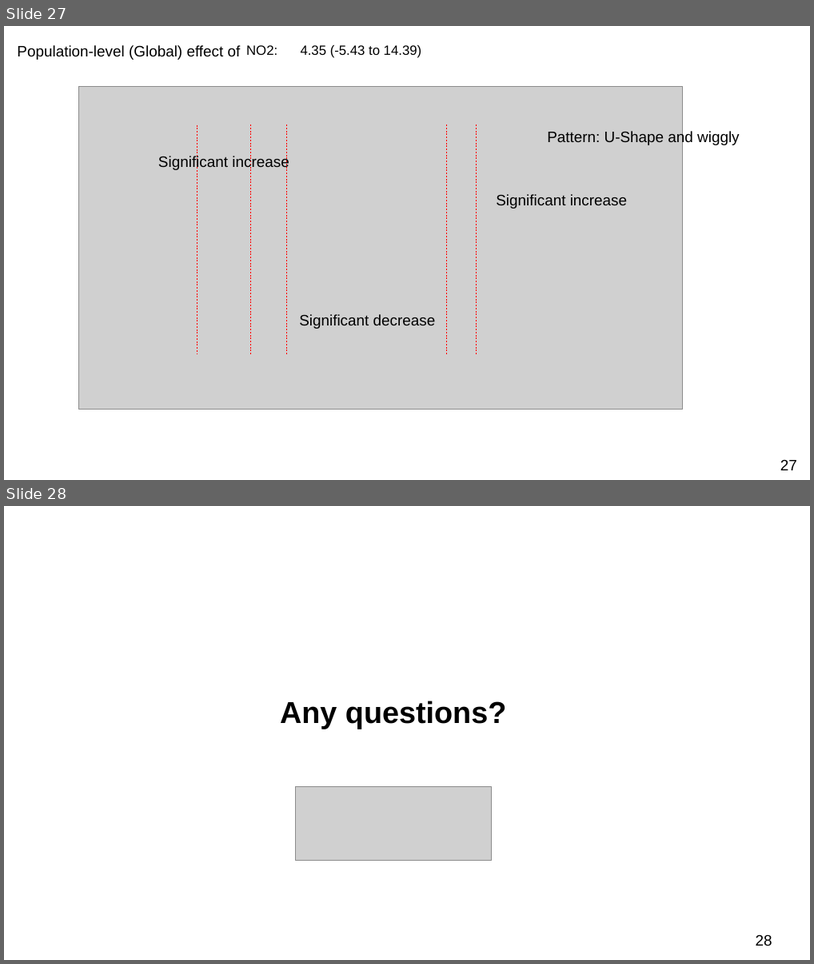
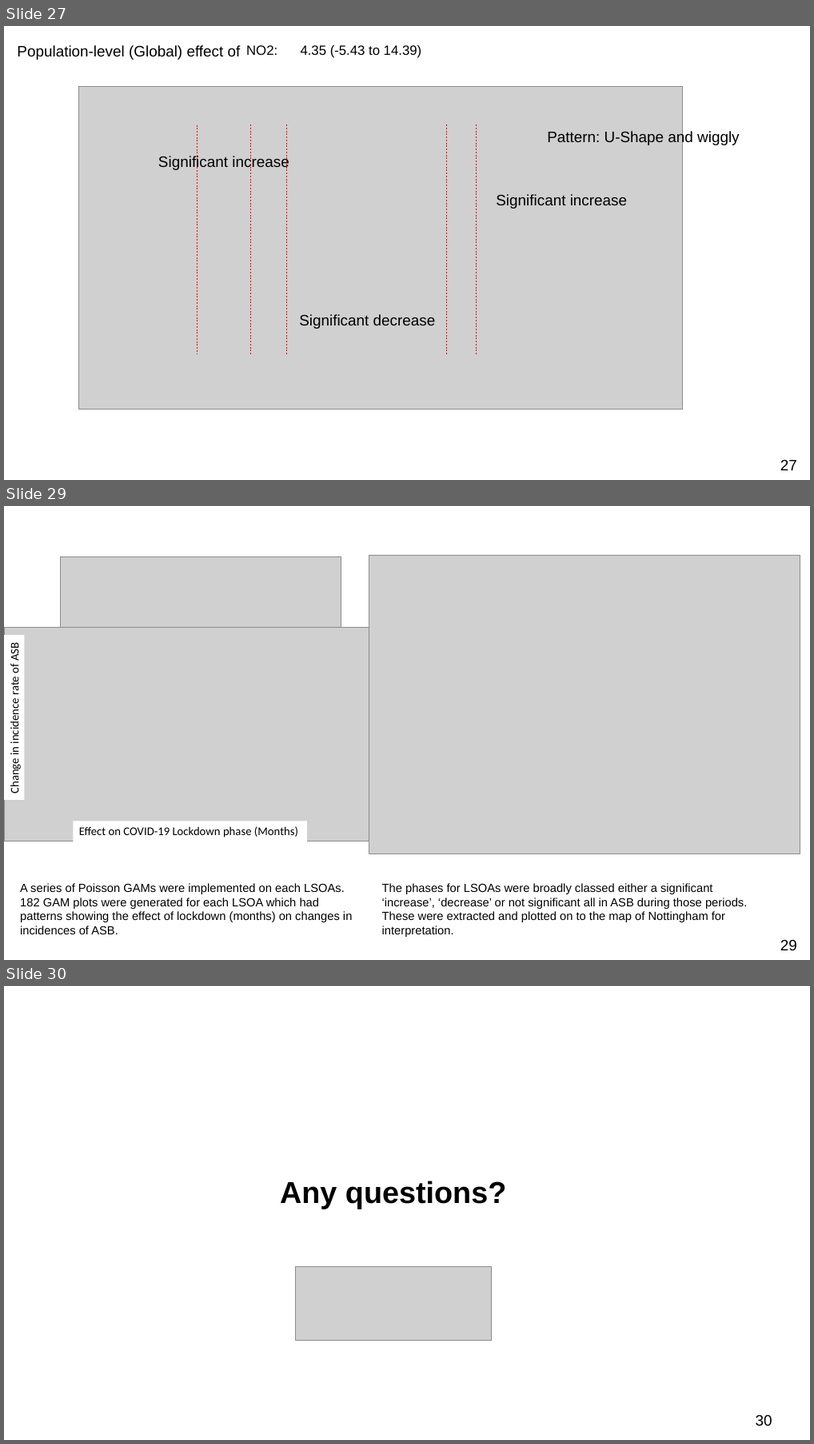
Before and after one commit to UCLPG-MSC-SGDS/GEOG0125, a slide deck: Lecture_notes_ppt/GEOG0125 Week 3 Lecture - Bayesian GAMs.pptx. Shown one above the other, each under a label of ours: slides 27 and 28 before the commit, slides 27, 29 and 30 after it; the slides between them are not shown. The pictures are 814x964 and 814x1444 pixels, drawn with LibreOffice and Linux fonts; fonts in the diff are those of the drawing; grey boxes stand for pictures. Boxes give left, top, right and bottom in pixels: in the first picture for what was removed or moved away, otherwise in the second. Text is boxed around its words. In the diff, an @@ line names an element or a change of style, - is before the commit and + after.

```diff
--- a/Lecture_notes_ppt/GEOG0125 Week 3 Lecture - Bayesian GAMs.pptx
+++ b/Lecture_notes_ppt/GEOG0125 Week 3 Lecture - Bayesian GAMs.pptx
@@ slide 29 added at [4,506,810,960], background #FFFFFF @@
@@ picture added at [60,557,341,627] @@
@@ picture added at [370,555,802,853] @@
@@ picture added at [4,627,376,841] @@
@@ rectangle added at [4,635,25,800], fill #FFFFFF, 14 pt, text #000000 @@
+Change in incidence rate of ASB
@@ rectangle added at [73,820,307,841], fill #FFFFFF, 14 pt, text #000000 @@
+Effect on COVID-19 Lockdown phase (Months)
@@ text added at [20,883,352,934], 14 pt, text #000000 @@
+A series of Poisson GAMs were implemented on each LSOAs. 182 GAM plots were generated for each LSOA which had patterns showing the effect of lockdown (months) on changes in incidences of ASB.
@@ text added at [382,883,747,936], 14 pt, text #000000 @@
+The phases for LSOAs were broadly classed either a significant ‘increase’, ‘decrease’ or not significant all in ASB during those periods. These were extracted and plotted on to the map of Nottingham for interpretation.
@@ page number added at [781,939,798,950], 18 pt, text #000000 @@
+29
@@ what was slide 28 is now slide 30 @@
@@ page number at [756,1414,773,1425]: text changed @@
-28
+30
```
Also in this commit, not shown: 7 slides changed, 1 other slide added, 6 other files.
